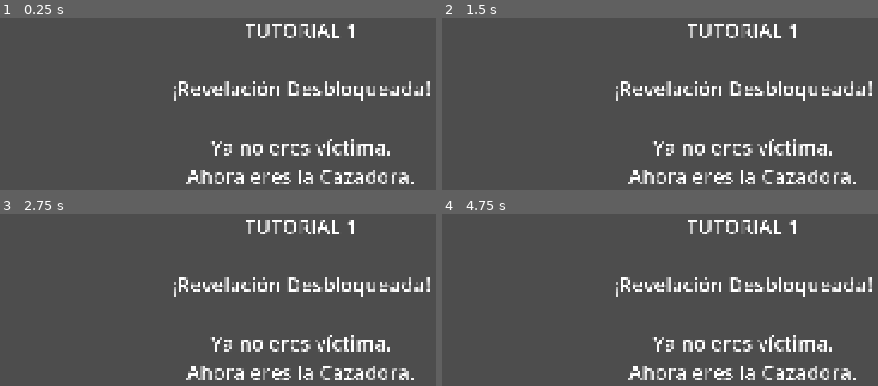
Above: before the commit, frames 1-4 (two rows, left to right).
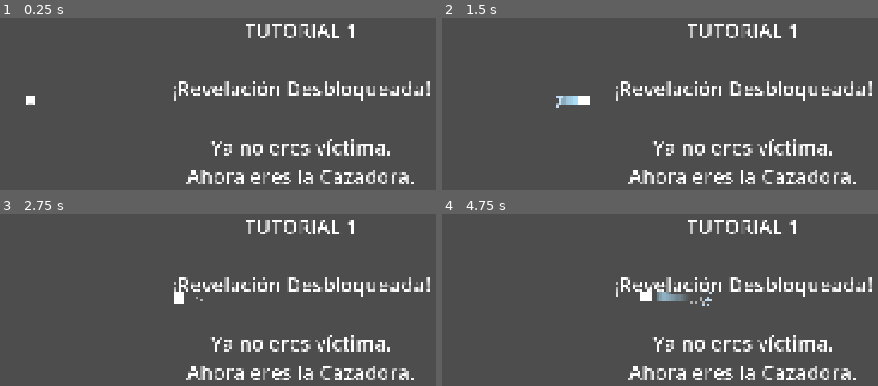
Above: after the commit, the same moments.

Repository: JavierIslas/GGJ26
Game: Godot game, scene res://scenes/levels/tutorial_1.tscn
The game is run twice, just before and just after one commit, with the same random seed, the same clock (stepped at 60 frames per second) and the same inputs. This scene is started directly instead of the project's main scene.
Inputs (mouse positions are in pixels of both pictures, inside the frame that each line leads up to):
- Up to frame 1 (0.25 s): no input
- Up to frame 2 (1.5 s): move the mouse to (outside the picture) at 0.52 s; hold E (reveal) 0.53-1.28 s; hold D (move_right) from 0.53 s (still down); tap Space (jump) at 0.77 s; move the mouse to (581, 126) at 1.27 s; tap Shift (dash) at 1.35 s
- Up to frame 3 (2.75 s): tap Space (jump) at 1.52 s; tap E (reveal) at 1.55 s; move the mouse to (outside the picture) at 2.02 s; release D (move_right) at 2.03 s; hold A (move_left) from 2.03 s (still down); hold E (reveal) from 2.03 s (still down); right-click (outside the picture) at 2.1 s
- Up to frame 4 (4.75 s): move the mouse to (outside the picture) at 2.77 s; release A (move_left) at 2.78 s; release E (reveal) at 2.78 s; hold D (move_right) 2.78-4.28 s; tap E (reveal) at 2.85, 4.55 s; tap Space (jump) at 3.02, 3.77, 4.52 s; move the mouse to (outside the picture) at 3.52 s; hold E (reveal) 3.53-4.28 s; tap Enter at 4.25 s; move the mouse to (503, 231) at 4.27 s; hold A (move_left) from 4.28 s (still down); tap Shift (dash) at 4.35 s

The runs differ from the first frame. In frame 1, 0.1% of the frame differs, in the area x 5-9%, y 45-51%; in frame 2, 0.4%; in frame 3, 0.2%; in frame 4, 0.5%, in the area x 45-62%, y 45-54%.
Error before the commit: Invalid access to property or key 'veil_shards_collected' on a base object of type 'Node (game_manager.gd)'. (res://scenes/levels/tutorial_1.gd:13)

Commit message:
feat: Complete Tutorial 0 implementation and fix all transition bugs
Tutorial 0 "Innocence" is now fully functional with scripted death
and cinematic transition to Tutorial 1.

Changes:
- FalseEnemies now have visible "FALSE" label above them
- Fixed player death system (CHASE_SPEED 280, CATCH_RANGE 80)
- Removed get_tree().paused that caused freeze during transition
- Added play_music_immediate() to AudioManager
- Added fade_to_black() and fade_to_white() to SceneTransition
- Fixed centered text display with anchors_preset
- Removed Goal from Tutorial 0 (level is not winnable, must die)
- Fixed tutorial_1.gd to use correct GameManager properties

Tutorial 0 flow:
1. Player spawns without abilities
2. FalseFriend reveals automatically when player crosses trigger
3. Cinematic reveal sequence with freeze, shake, damage
4. Inevitable chase (FalseFriend faster than player)
5. Scripted death with "Deceived." cinematic
6. Transition to Tutorial 1 with Reveal unlocked

Co-Authored-By: Claude Opus 4.5 <noreply@anthropic.com>

Diff:
--- a/scenes/characters/entities/false_enemy.tscn
+++ b/scenes/characters/entities/false_enemy.tscn
@@ -20,6 +20,30 @@
 modulate = Color(1, 0.3, 0.3, 1)
 texture = ExtResource("3")
 
+[node name="VisualLabel" type="ColorRect" parent="."]
+offset_left = -20.0
+offset_top = -60.0
+offset_right = 20.0
+offset_bottom = -35.0
+color = Color(1, 0.5, 0.5, 0.9)
+z_index = 1
+
+[node name="Label" type="Label" parent="VisualLabel"]
+layout_mode = 1
+anchors_preset = 15
+anchor_right = 1.0
+anchor_bottom = 1.0
+offset_left = 2.0
+offset_top = 2.0
+offset_right = -2.0
+offset_bottom = -2.0
+grow_horizontal = 2
+grow_vertical = 2
+theme_override_font_sizes/font_size = 12
+text = "FALSE"
+horizontal_alignment = 1
+vertical_alignment = 1
+
 [node name="AnimationPlayer" type="AnimationPlayer" parent="."]
 
 [node name="VeilComponent" type="Node" parent="."]
--- a/scenes/characters/player.tscn
+++ b/scenes/characters/player.tscn
@@ -33,7 +33,6 @@
 one_shot = true
 
 [node name="Camera2D" type="Camera2D" parent="." unique_id=608214514]
-zoom = Vector2(5, 5)
 position_smoothing_enabled = true
 position_smoothing_speed = 25.0
 drag_horizontal_enabled = true
--- a/scenes/levels/tutorial_0.tscn
+++ b/scenes/levels/tutorial_0.tscn
@@ -4,7 +4,6 @@
 [ext_resource type="Script" uid="uid://bwnfvjncu5hwf" path="res://scripts/tutorial/tutorial_0_manager.gd" id="2"]
 [ext_resource type="Script" uid="uid://cuex7atlfsxqd" path="res://scripts/tutorial/tutorial_0_false_friend.gd" id="3"]
 [ext_resource type="PackedScene" path="res://scenes/characters/entities/false_enemy.tscn" id="4"]
-[ext_resource type="PackedScene" path="res://scenes/level/level_goal.tscn" id="5"]
 
 [sub_resource type="RectangleShape2D" id="RectangleShape2D_floor"]
 size = Vector2(1200, 48)
@@ -14,14 +13,6 @@
 
 [node name="Tutorial0" type="Node2D" unique_id=161640029]
 script = ExtResource("2")
-
-[node name="Camera2D" type="Camera2D" parent="." unique_id=102919770]
-position = Vector2(600, 300)
-zoom = Vector2(0.75, 0.75)
-position_smoothing_enabled = true
-position_smoothing_speed = 1.8
-drag_horizontal_enabled = true
-drag_horizontal_offset = 80.0
 
 [node name="Environment" type="Node2D" parent="." unique_id=1546095009]
 
@@ -91,7 +82,7 @@
 shape = SubResource("RectangleShape2D_enemy")
 
 [node name="FalseFriendTrigger" type="CharacterBody2D" parent="Entities" unique_id=1983320748 groups=["tutorial_0_trigger"]]
-position = Vector2(688, 304)
+position = Vector2(659, 305)
 script = ExtResource("3")
 auto_reveal_range = 150.0
 
@@ -108,9 +99,6 @@
 
 [node name="Player" parent="." unique_id=432304893 instance=ExtResource("1")]
 position = Vector2(125, 300)
-
-[node name="Goal" parent="." unique_id=670330876 instance=ExtResource("5")]
-position = Vector2(1150, 280)
 
 [node name="UI" type="CanvasLayer" parent="." unique_id=76684013]
 
--- a/scenes/levels/tutorial_1.gd
+++ b/scenes/levels/tutorial_1.gd
@@ -10,7 +10,6 @@
 	print("=== TUTORIAL 1 INICIADO ===")
 	print("¡Revelación desbloqueada!")
 	print("HP del jugador: %d" % GameManager.player_hp)
-	print("Velos coleccionados: %d" % GameManager.veil_shards_collected)
 
 	# Inicializar Tutorial 1 (esto desbloquea reveal)
 	GameManager.start_tutorial_1()
@@ -26,8 +25,8 @@
 
 func _print_status() -> void:
 	print("--- ESTADO DEL JUGADOR ---")
-	print("HP: %d / %d" % [GameManager.player_hp, GameManager.max_player_hp])
-	print("Velos: %d / %d" % [GameManager.veil_shards_collected, GameManager.veil_shards_needed])
+	print("HP: %d / %d" % [GameManager.player_hp, GameManager.max_hp])
+	print("Verdades reveladas: %d" % GameManager.total_truths_revealed)
 	print("Reveal desbloqueado: %s" % GameManager.reveal_unlocked)
 	print("Dash desbloqueado: %s" % GameManager.dash_unlocked)
 	print("--------------------------")
--- a/scripts/autoloads/audio_manager.gd
+++ b/scripts/autoloads/audio_manager.gd
@@ -131,3 +131,16 @@
 func stop_music() -> void:
 	ambient_layer.stop()
 	combat_layer.stop()
+
+## Reproduce música inmediatamente (sin fade, para transiciones rápidas)
+func play_music_immediate(music_name: String) -> void:
+	var music_path = "res://assets/audio/music/%s.ogg" % music_name
+
+	if not ResourceLoader.exists(music_path):
+		push_warning("Music not found: %s" % music_name)
+		return
+
+	stop_music()
+	ambient_layer.stream = load(music_path)
+	ambient_layer.volume_db = 0.0
+	ambient_layer.play()
--- a/scripts/autoloads/game_manager.gd
+++ b/scripts/autoloads/game_manager.gd
@@ -80,8 +80,8 @@
 func player_died_tutorial_0() -> void:
 	print("Tutorial 0: Scripted death - Transitioning to Tutorial 1")
 
-	# Detener todo
-	get_tree().paused = true
+	# NO hacer pause del árbol - detendría los tweens y timers de la cinemática
+	# El jugador ya está congelado por scripted_death()
 
 	# NO reproducir SFX de muerte normal (es narrativo)
 	# AudioManager.play_sfx("death", 0.0)  # Comentado
@@ -90,7 +90,6 @@
 	await _tutorial_0_death_sequence()
 
 	# Cargar Tutorial 1
-	get_tree().paused = false
 	start_tutorial_1()
 	SceneTransition.change_scene("res://scenes/levels/tutorial_1.tscn")
 
@@ -161,8 +160,12 @@
 		get_tree().root.add_child(canvas)
 		canvas.add_child(label)
 
-		# Tamaño completo de pantalla
-		label.set_anchors_preset(Control.PRESET_FULL_RECT)
+		# Configurar para ocupar toda la pantalla y centrar el contenido
+		label.anchors_preset = Control.PRESET_FULL_RECT
+		label.offset_left = 0
+		label.offset_top = 0
+		label.offset_right = 0
+		label.offset_bottom = 0
 
 	label.text = text
 	label.modulate.a = 1.0
--- a/scripts/autoloads/scene_transition.gd
+++ b/scripts/autoloads/scene_transition.gd
@@ -78,3 +78,21 @@
 	"""Solo hace fade out"""
 	animation_player.play("fade_out")
 	await animation_player.animation_finished
+
+func fade_to_black(duration: float = 0.5) -> void:
+	"""Fade a negro con duración personalizada (para Tutorial 0)"""
+	color_rect.modulate.a = 0.0
+	color_rect.color = Color.BLACK
+	var tween = create_tween()
+	tween.tween_property(color_rect, "modulate:a", 1.0, duration)
+	await tween.finished
+
+func fade_to_white(duration: float = 0.5) -> void:
+	"""Fade a blanco con duración personalizada (para Tutorial 0)"""
+	color_rect.modulate.a = 0.0
+	color_rect.color = Color.WHITE
+	var tween = create_tween()
+	tween.tween_property(color_rect, "modulate:a", 1.0, duration)
+	await tween.finished
+	# Restaurar color negro para siguientes transiciones
+	color_rect.color = Color.BLACK
--- a/scripts/tutorial/tutorial_0_false_friend.gd
+++ b/scripts/tutorial/tutorial_0_false_friend.gd
@@ -9,10 +9,10 @@
 ## 3. Mata al jugador (muerte scripted → Tutorial 1)
 
 # Constantes de movimiento
-const CHASE_SPEED: float = 180.0  # Más rápido que jugador (150)
+const CHASE_SPEED: float = 280.0  # Más rápido que jugador (230) para asegurar que lo atrape
 const JUMP_FORCE: float = -450.0  # Salta más alto que jugador
 const GRAVITY: float = 980.0
-const CATCH_RANGE: float = 32.0  # Distancia para "atrapar" al jugador
+const CATCH_RANGE: float = 80.0  # Distancia para "atrapar" al jugador (aumentado para asegurar catch)
 
 # Auto-reveal settings
 @export var auto_reveal_range: float = 48.0
@@ -291,11 +291,15 @@
 
 	# Verificar si alcanzó al jugador
 	var distance = global_position.distance_to(player.global_position)
+	# Debug cada frame para ver qué pasa
+	if Engine.get_process_frames() % 60 == 0:  # Una vez por segundo aprox
+		print("Tutorial0FalseFriend: Chasing! Distance to player: ", distance, " CATCH_RANGE: ", CATCH_RANGE)
+
 	if distance < CATCH_RANGE:
 		_catch_player()
 
 func _catch_player() -> void:
-	print("Tutorial 0: Player caught!")
+	print("Tutorial 0: Player caught! Starting scripted death sequence...")
 
 	# Detener persecución
 	current_state = State.IDLE
@@ -306,10 +310,18 @@
 		anim_player.play("attack")
 
 	# Hacer mucho daño (matar al jugador)
-	if player and player.has_method("scripted_death"):
-		player.scripted_death()
+	print("Tutorial 0: Checking if player exists and has scripted_death method...")
+	if player and is_instance_valid(player):
+		print("Tutorial 0: Player exists, checking methods...")
+		if player.has_method("scripted_death"):
+			print("Tutorial 0: Calling player.scripted_death()")
+			player.scripted_death()
+		else:
+			print("Tutorial 0: Player does NOT have scripted_death method! Using fallback.")
+			GameManager.change_health(-999)
 	else:
-		# Fallback: Hacer 999 de daño
+		print("Tutorial 0: Player is null or invalid! Using fallback.")
 		GameManager.change_health(-999)
 
 	# El GameManager manejará la transición a Tutorial 1
+	print("Tutorial 0: _catch_player() completed")
Not shown: 1 places in scenes/characters/entities/false_enemy.tscn that only renumber resources
Not shown, changed: TUTORIAL_0_IMPLEMENTATION.md
